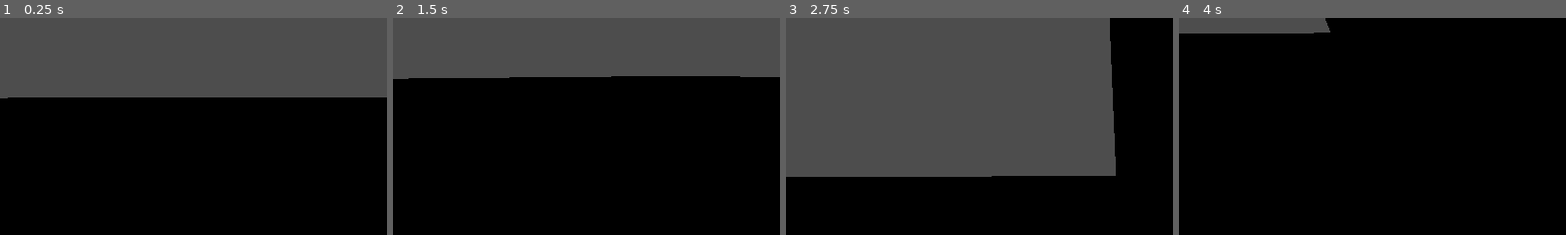
Above: before the commit, frames 1-4 (left to right).
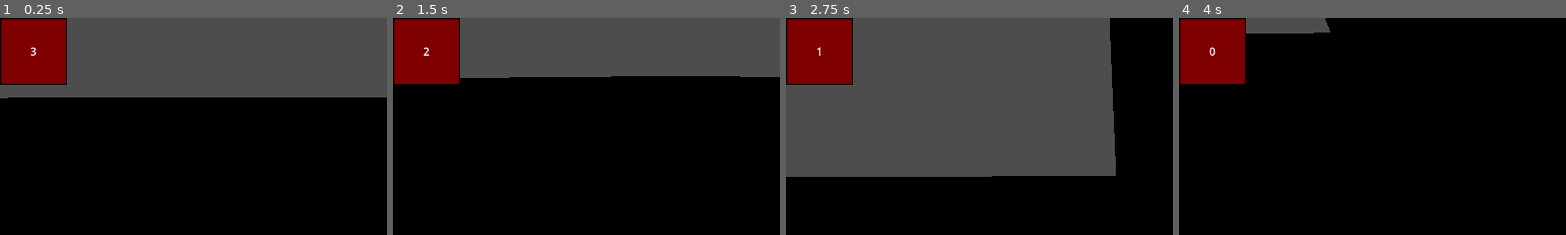
Above: after the commit, the same moments.

Repository: Okularnik2001PL/123-Start-projektu
Game: Godot game, scene res://testy giery v1.tscn
The game is run twice, just before and just after one commit, with the same random seed, the same clock (stepped at 60 frames per second) and the same inputs.
Inputs (mouse positions are % of the whole screen's width and height, from its top left):
- Up to frame 1 (0.25 s): no input
- Up to frame 2 (1.5 s): tap Enter (ui_accept) at 0.5, 0.77 s; move the mouse to (72, 45) at 0.52 s; hold D (ui_right) 0.53-1.28 s; right-click (72, 45) at 0.6 s; tap G (spawn) at 0.8, 1.35 s; move the mouse to (30, 55) at 1.27 s; hold S (ui_down) from 1.28 s (still down)
- Up to frame 3 (2.75 s): tap Enter (ui_accept) at 1.52, 2 s; right-click (30, 55) at 1.55 s; move the mouse to (60, 28) at 2.02 s; release S (ui_down) at 2.03 s; hold D (ui_right) from 2.03 s (still down); right-click (60, 28) at 2.1 s; tap G (spawn) at 2.3 s
- Up to frame 4 (4 s): move the mouse to (45, 70) at 2.77 s; release D (ui_right) at 2.78 s; hold W (ui_up) 2.78-3.53 s; tap G (spawn) at 2.85, 3.8 s; tap Enter (ui_accept) at 3.02, 3.5, 3.77 s; right-click (45, 70) at 3.05 s; move the mouse to (80, 65) at 3.52 s; hold A (ui_left) from 3.53 s (still down); right-click (80, 65) at 3.6 s
The pictures show only the part of the screen within x 0-50%, y 0-50%; the shares and areas given below are measured in that part.

The runs differ from the first frame. In frame 1, 5.3% of the frame differs, in the area x 0-18%, y 0-31%; in frame 2, 5.2%; in frame 3, 5.3%; in frame 4, 5.1%.

Commit message:
123-Start-projektu
misia dostan sie na gure mała aktalizacia

Diff:
--- a/gracz1.gd
+++ b/gracz1.gd
@@ -3,16 +3,20 @@
 var prędkośc_obrotu=0.1
 const SPEED = 5.0
 const JUMP_VELOCITY = 4.5
+var ładunek=3
 var tszymam=null
 var Skszynka=preload("res://Klocekv1.tscn")
 # Get the gravity from the project settings to be synced with RigidBody nodes.
 var gravity = ProjectSettings.get_setting("physics/3d/default_gravity")
+func _ready():
+	odswierz()
 func _input(event):
 	if event is InputEventMouseMotion:
 		rotate_y(deg_to_rad(-event.relative.x*prędkośc_obrotu))
 		get_node("Camera3D2").rotate_x(deg_to_rad(-event.relative.y*prędkośc_obrotu))
 
 func _physics_process(delta):
+	print(str($Camera3D2/RayCast3D.get_collider()))
 	if Input.is_action_just_pressed("zmiana_kamery"):
 		camera=-camera
 		match camera:
@@ -28,14 +32,21 @@
 	if not is_on_floor():
 		velocity.y -= gravity * delta
 	if Input.is_action_just_pressed("spawn")&&tszymam==null:
-		var szkszynia=Skszynka.instantiate()
-		add_child(szkszynia)
-		podniesiony(szkszynia)
+		if ładunek>=1:
+			var szkszynia=Skszynka.instantiate()
+			add_child(szkszynia)
+			podniesiony(szkszynia)
+			ładunek-=1
+			odswierz()
 	if Input.is_action_just_pressed("Prawy_M"):
 		if $Camera3D2/RayCast3D.get_collider()!=null:
-			if $Camera3D2/RayCast3D.get_collider().is_in_group("podnieś") && tszymam==null:
-				podniesiony($Camera3D2/RayCast3D.get_collider())
-			else:
+			if $Camera3D2/RayCast3D.get_collider().is_in_group("podnieś"):
+				if tszymam==null:
+					podniesiony($Camera3D2/RayCast3D.get_collider())
+			if  $Camera3D2/RayCast3D.get_collider().is_in_group("zbieraj"):
+				ładunek+=10
+				odswierz()
+			else :
 				odluz()
 	# Handle jump.
 	if Input.is_action_just_pressed("ui_accept") and is_on_floor():
@@ -77,3 +88,5 @@
 	else:
 		punkt= $Camera3D2/RayCast3D.global_transform.origin
 	return punkt
+func odswierz():
+	$Camera3D2/Inter1/Label.text=str(ładunek)
--- a/gracz1.tscn
+++ b/gracz1.tscn
@@ -1,6 +1,7 @@
-[gd_scene load_steps=5 format=3 uid="uid://comch7r33c56q"]
+[gd_scene load_steps=8 format=3 uid="uid://comch7r33c56q"]
 
 [ext_resource type="Script" path="res://gracz1.gd" id="1_v28hg"]
+[ext_resource type="PackedScene" uid="uid://dwbb56wd1y4lh" path="res://inter_1.tscn" id="2_t7j4i"]
 
 [sub_resource type="CapsuleShape3D" id="CapsuleShape3D_mvjhs"]
 
@@ -9,6 +10,13 @@
 
 [sub_resource type="CapsuleMesh" id="CapsuleMesh_jmmo2"]
 material = SubResource("StandardMaterial3D_ytug0")
+
+[sub_resource type="StandardMaterial3D" id="StandardMaterial3D_u0gtv"]
+albedo_color = Color(1, 0.0196078, 0, 1)
+
+[sub_resource type="PrismMesh" id="PrismMesh_cyf4d"]
+material = SubResource("StandardMaterial3D_u0gtv")
+size = Vector3(0.1, 0.1, 0.1)
 
 [node name="Node3D" type="CharacterBody3D"]
 script = ExtResource("1_v28hg")
@@ -29,9 +37,16 @@
 collision_mask = 2
 debug_shape_custom_color = Color(0, 0.705882, 0, 1)
 
+[node name="MeshInstance3D" type="MeshInstance3D" parent="Camera3D2/RayCast3D"]
+transform = Transform3D(1, 0, 0, 0, 1, 0, 0, 0, 1, 0, 0, -10)
+mesh = SubResource("PrismMesh_cyf4d")
+skeleton = NodePath("../../..")
+
 [node name="Camera3D" type="Camera3D" parent="Camera3D2"]
 transform = Transform3D(1, 0, 0, 0, 0.894755, 0.446557, 0, -0.446557, 0.894755, 0, 2.40393, 2.97588)
 current = true
 
+[node name="Inter1" parent="Camera3D2" instance=ExtResource("2_t7j4i")]
+
 [node name="nosze" type="Node3D" parent="."]
 transform = Transform3D(1, 0, 0, 0, 1, 0, 0, 0, 1, 0, 1, 0)
--- /dev/null
+++ b/inter_1.tscn
@@ -0,0 +1,16 @@
+[gd_scene load_steps=2 format=3 uid="uid://dwbb56wd1y4lh"]
+
+[ext_resource type="Texture2D" uid="uid://bm31ao854xexp" path="res://kloceklicz.png" id="1_qb153"]
+
+[node name="Inter1" type="CanvasLayer"]
+
+[node name="Kloceklicz" type="Sprite2D" parent="."]
+position = Vector2(50, 50)
+texture = ExtResource("1_qb153")
+
+[node name="Label" type="Label" parent="."]
+offset_right = 100.0
+offset_bottom = 100.0
+text = "0"
+horizontal_alignment = 1
+vertical_alignment = 1
--- /dev/null
+++ b/kupka.gd
@@ -0,0 +1,4 @@
+extends StaticBody3D
+
+func _ready():
+	add_to_group("zbieraj")
--- /dev/null
+++ b/kupka.tscn
@@ -0,0 +1,24 @@
+[gd_scene load_steps=5 format=3 uid="uid://bj1t7xlfl3lou"]
+
+[ext_resource type="Script" path="res://kupka.gd" id="1_pfhi2"]
+
+[sub_resource type="StandardMaterial3D" id="StandardMaterial3D_yeko1"]
+albedo_color = Color(0.262745, 0.164706, 0.14902, 1)
+
+[sub_resource type="PrismMesh" id="PrismMesh_cbiik"]
+material = SubResource("StandardMaterial3D_yeko1")
+size = Vector3(1, 0.3, 1)
+
+[sub_resource type="ConvexPolygonShape3D" id="ConvexPolygonShape3D_1nlur"]
+points = PackedVector3Array(0.5, -0.15, 0.5, 0.5, -0.15, -0.5, -0.5, -0.15, -0.5, -0.5, -0.15, 0.5, 0, 0.15, 0.5, 0, 0.15, -0.5)
+
+[node name="Node3D" type="StaticBody3D" groups=["zbieraj"]]
+collision_layer = 3
+collision_mask = 3
+script = ExtResource("1_pfhi2")
+
+[node name="MeshInstance3D" type="MeshInstance3D" parent="."]
+mesh = SubResource("PrismMesh_cbiik")
+
+[node name="CollisionShape3D" type="CollisionShape3D" parent="."]
+shape = SubResource("ConvexPolygonShape3D_1nlur")
--- /dev/null
+++ b/meta.gd
@@ -0,0 +1,4 @@
+extends Area3D
+
+func _on_body_entered(body: Node3D) -> void:
+	print("End")
--- /dev/null
+++ b/meta.tscn
@@ -0,0 +1,23 @@
+[gd_scene load_steps=5 format=3 uid="uid://ctnmg1beuqgo4"]
+
+[ext_resource type="Script" path="res://meta.gd" id="1_5kuc5"]
+
+[sub_resource type="BoxShape3D" id="BoxShape3D_5hdq1"]
+size = Vector3(100, 50, 100)
+
+[sub_resource type="StandardMaterial3D" id="StandardMaterial3D_q3hri"]
+albedo_color = Color(1, 1, 0.364706, 1)
+
+[sub_resource type="CylinderMesh" id="CylinderMesh_23nj4"]
+material = SubResource("StandardMaterial3D_q3hri")
+
+[node name="meta" type="Area3D"]
+script = ExtResource("1_5kuc5")
+
+[node name="CollisionShape3D" type="CollisionShape3D" parent="."]
+shape = SubResource("BoxShape3D_5hdq1")
+
+[node name="MeshInstance3D" type="MeshInstance3D" parent="."]
+mesh = SubResource("CylinderMesh_23nj4")
+
+[connection signal="body_entered" from="." to="." method="_on_body_entered"]
--- a/project.godot
+++ b/project.godot
@@ -12,35 +12,39 @@
 
 config/name="zabawy z ksienciem"
 run/main_scene="res://testy giery v1.tscn"
-config/features=PackedStringArray("4.2", "Forward Plus")
+config/features=PackedStringArray("4.3", "Forward Plus")
 config/icon="res://icon.svg"
+
+[global_group]
+
+zbieraj=""
 
 [input]
 
 ui_left={
 "deadzone": 0.5,
-"events": [Object(InputEventKey,"resource_local_to_scene":fa …(171 unchanged characters)… _keycode":0,"key_label":0,"unicode":97,"echo":false,"script":null)
+"events": [Object(InputEventKey,"resource_local_to_scene":fa …(171 unchanged characters)… _keycode":0,"key_label":0,"unicode":97,"location":0,"echo":false,"script":null)
 , Object(InputEventJoypadButton,"resource_local_to_scene":false,"resource_name":"","device":0,"button_index":13,"pressure":0.0,"pressed":false,"script":null)
 , Object(InputEventJoypadMotion,"resource_local_to_scene":false,"resource_name":"","device":0,"axis":0,"axis_value":-1.0,"script":null)
 ]
 }
 ui_right={
 "deadzone": 0.5,
-"events": [Object(InputEventKey,"resource_local_to_scene":fa …(172 unchanged characters)… keycode":0,"key_label":0,"unicode":100,"echo":false,"script":null)
+"events": [Object(InputEventKey,"resource_local_to_scene":fa …(172 unchanged characters)… keycode":0,"key_label":0,"unicode":100,"location":0,"echo":false,"script":null)
 , Object(InputEventJoypadButton,"resource_local_to_scene":false,"resource_name":"","device":0,"button_index":14,"pressure":0.0,"pressed":false,"script":null)
 , Object(InputEventJoypadMotion,"resource_local_to_scene":false,"resource_name":"","device":0,"axis":0,"axis_value":1.0,"script":null)
 ]
 }
 ui_up={
 "deadzone": 0.5,
-"events": [Object(InputEventKey,"resource_local_to_scene":fa …(172 unchanged characters)… keycode":0,"key_label":0,"unicode":119,"echo":false,"script":null)
+"events": [Object(InputEventKey,"resource_local_to_scene":fa …(172 unchanged characters)… keycode":0,"key_label":0,"unicode":119,"location":0,"echo":false,"script":null)
 , Object(InputEventJoypadButton,"resource_local_to_scene":false,"resource_name":"","device":0,"button_index":11,"pressure":0.0,"pressed":false,"script":null)
 , Object(InputEventJoypadMotion,"resource_local_to_scene":false,"resource_name":"","device":0,"axis":1,"axis_value":-1.0,"script":null)
 ]
 }
 ui_down={
 "deadzone": 0.5,
-"events": [Object(InputEventKey,"resource_local_to_scene":fa …(172 unchanged characters)… keycode":0,"key_label":0,"unicode":115,"echo":false,"script":null)
+"events": [Object(InputEventKey,"resource_local_to_scene":fa …(172 unchanged characters)… keycode":0,"key_label":0,"unicode":115,"location":0,"echo":false,"script":null)
 , Object(InputEventJoypadButton,"resource_local_to_scene":false,"resource_name":"","device":0,"button_index":12,"pressure":0.0,"pressed":false,"script":null)
 , Object(InputEventJoypadMotion,"resource_local_to_scene":false,"resource_name":"","device":0,"axis":1,"axis_value":1.0,"script":null)
 ]
@@ -57,6 +61,6 @@
 }
 spawn={
 "deadzone": 0.5,
-"events": [Object(InputEventKey,"resource_local_to_scene":fa …(172 unchanged characters)… eycode":71,"key_label":0,"unicode":103,"echo":false,"script":null)
+"events": [Object(InputEventKey,"resource_local_to_scene":fa …(172 unchanged characters)… eycode":71,"key_label":0,"unicode":103,"location":0,"echo":false,"script":null)
 ]
 }
--- a/testy giery v1.tscn
+++ b/testy giery v1.tscn
@@ -1,7 +1,9 @@
-[gd_scene load_steps=8 format=3 uid="uid://b1noxc83mbm6u"]
+[gd_scene load_steps=10 format=3 uid="uid://b1noxc83mbm6u"]
 
 [ext_resource type="PackedScene" uid="uid://comch7r33c56q" path="res://gracz1.tscn" id="1_exnj1"]
+[ext_resource type="PackedScene" uid="uid://bj1t7xlfl3lou" path="res://kupka.tscn" id="3_cixuv"]
 [ext_resource type="PackedScene" uid="uid://bk8sef6d5s47p" path="res://Klocekv1.tscn" id="3_hm0ck"]
+[ext_resource type="PackedScene" uid="uid://ctnmg1beuqgo4" path="res://meta.tscn" id="4_r4gvk"]
 
 [sub_resource type="StandardMaterial3D" id="StandardMaterial3D_tk65y"]
 vertex_color_is_srgb = true
@@ -49,3 +51,9 @@
 
 [node name="MeshInstance3D" type="MeshInstance3D" parent="pagurek"]
 mesh = SubResource("BoxMesh_sa63v")
+
+[node name="Node3D4" parent="." instance=ExtResource("3_cixuv")]
+transform = Transform3D(1, 0, 0, 0, 1, 0, 0, 0, 1, -10.45, 0.5, -20.878)
+
+[node name="meta" parent="." instance=ExtResource("4_r4gvk")]
+transform = Transform3D(1, 0, 0, 0, 1, 0, 0, 0, 1, 228.445, 253.902, -312.521)
Binary file added: kloceklicz.png
Not shown, added: kloceklicz.png.import
